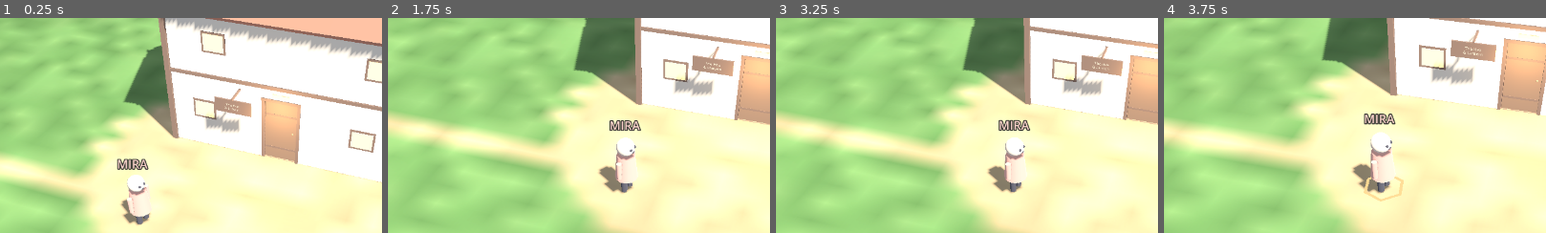
Above: before the commit, frames 1-4 (left to right).
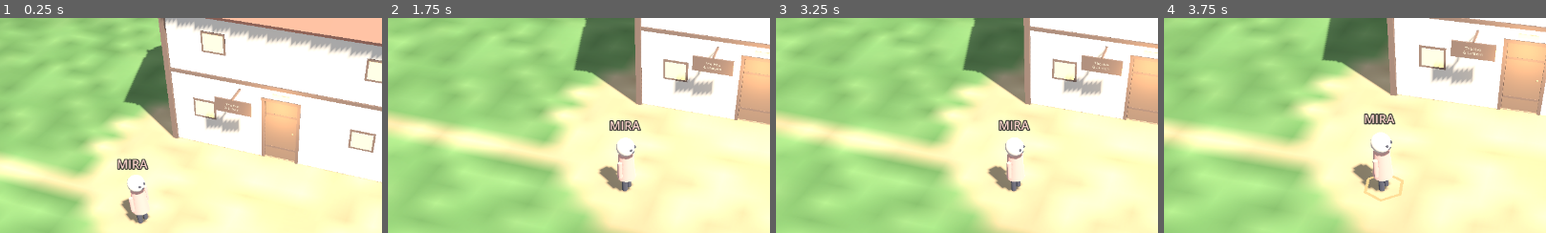
Above: after the commit, the same moments.

Repository: tibitzu/npc-world-godot
Game: Godot game, scene res://scenes/world/world.tscn
The game is run twice, just before and just after one commit, with the same random seed, the same clock (stepped at 60 frames per second) and the same inputs.
Inputs:
- Up to frame 1 (0.25 s): no input
- Up to frame 2 (1.75 s): click "Mira · Gardener" at 0.5 s; click "Let go" at 1.25 s
- Up to frame 3 (3.25 s): click "Mira · Gardener" at 2 s; click "Let go" at 2.75 s
- Up to frame 4 (3.75 s): click "Mira · Gardener" at 3.5 s
The pictures show only the part of the screen within x 16-66%, y 10-60%; the shares and areas given below are measured in that part.

The runs differ from the first frame. In frame 1, 0.3% of the frame differs, in the area x 32-40%, y 77-97%; in frame 2, 0.3%; in frame 3, 0.3%; in frame 4, 0.4%, in the area x 50-61%, y 60-82%.

Commit message:
Slimmer residents: narrower torso, arms and legs
Co-Authored-By: Claude Opus 5.5 <noreply@anthropic.com>
Claude-Session: https://claude.ai/code/session_01GrieSD8FtGLQU19TCKvUTk

Diff:
--- a/scenes/actors/resident.tscn
+++ b/scenes/actors/resident.tscn
@@ -24,8 +24,8 @@
 
 [sub_resource type="CylinderMesh" id="Mesh_torso"]
 material = SubResource("Mat_cloth")
-top_radius = 0.15
-bottom_radius = 0.19
+top_radius = 0.12
+bottom_radius = 0.155
 height = 0.45
 radial_segments = 12
 rings = 1
@@ -50,16 +50,16 @@
 
 [sub_resource type="CylinderMesh" id="Mesh_arm"]
 material = SubResource("Mat_cloth")
-top_radius = 0.045
-bottom_radius = 0.04
+top_radius = 0.038
+bottom_radius = 0.034
 height = 0.3
 radial_segments = 8
 rings = 1
 
 [sub_resource type="CylinderMesh" id="Mesh_leg"]
 material = SubResource("Mat_dark")
-top_radius = 0.055
-bottom_radius = 0.05
+top_radius = 0.046
+bottom_radius = 0.042
 height = 0.26
 radial_segments = 8
 rings = 1
@@ -117,28 +117,28 @@
 mesh = SubResource("Mesh_mouth")
 
 [node name="ArmL" type="Node3D" parent="Body"]
-transform = Transform3D(1, 0, 0, 0, 1, 0, 0, 0, 1, -0.21, 0.66, 0)
+transform = Transform3D(1, 0, 0, 0, 1, 0, 0, 0, 1, -0.18, 0.66, 0)
 
 [node name="Mesh" type="MeshInstance3D" parent="Body/ArmL"]
 transform = Transform3D(1, 0, 0, 0, 1, 0, 0, 0, 1, 0, -0.15, 0)
 mesh = SubResource("Mesh_arm")
 
 [node name="ArmR" type="Node3D" parent="Body"]
-transform = Transform3D(1, 0, 0, 0, 1, 0, 0, 0, 1, 0.21, 0.66, 0)
+transform = Transform3D(1, 0, 0, 0, 1, 0, 0, 0, 1, 0.18, 0.66, 0)
 
 [node name="Mesh" type="MeshInstance3D" parent="Body/ArmR"]
 transform = Transform3D(1, 0, 0, 0, 1, 0, 0, 0, 1, 0, -0.15, 0)
 mesh = SubResource("Mesh_arm")
 
 [node name="LegL" type="Node3D" parent="Body"]
-transform = Transform3D(1, 0, 0, 0, 1, 0, 0, 0, 1, -0.08, 0.26, 0)
+transform = Transform3D(1, 0, 0, 0, 1, 0, 0, 0, 1, -0.065, 0.26, 0)
 
 [node name="Mesh" type="MeshInstance3D" parent="Body/LegL"]
 transform = Transform3D(1, 0, 0, 0, 1, 0, 0, 0, 1, 0, -0.13, 0)
 mesh = SubResource("Mesh_leg")
 
 [node name="LegR" type="Node3D" parent="Body"]
-transform = Transform3D(1, 0, 0, 0, 1, 0, 0, 0, 1, 0.08, 0.26, 0)
+transform = Transform3D(1, 0, 0, 0, 1, 0, 0, 0, 1, 0.065, 0.26, 0)
 
 [node name="Mesh" type="MeshInstance3D" parent="Body/LegR"]
 transform = Transform3D(1, 0, 0, 0, 1, 0, 0, 0, 1, 0, -0.13, 0)
--- a/scripts/actors/resident.gd
+++ b/scripts/actors/resident.gd
@@ -276,7 +276,7 @@
 	var hd := bed.head_dir()
 	var stand_h := atan2(hd.x, hd.z)
 	# feet near the foot of the mattress, head on the pillow; lifted by the body's half-depth
-	var lie_pos := bed.global_position - hd * (bed.length * 0.5 - 0.4) + Vector3.UP * 0.26
+	var lie_pos := bed.global_position - hd * (bed.length * 0.5 - 0.4) + Vector3.UP * 0.22
 	position = _stand_at.lerp(lie_pos, t)
 	var standing := Quaternion(Vector3.UP, stand_h)
 	var lying := Basis(hd.cross(Vector3.UP), hd, Vector3.UP).get_rotation_quaternion()
